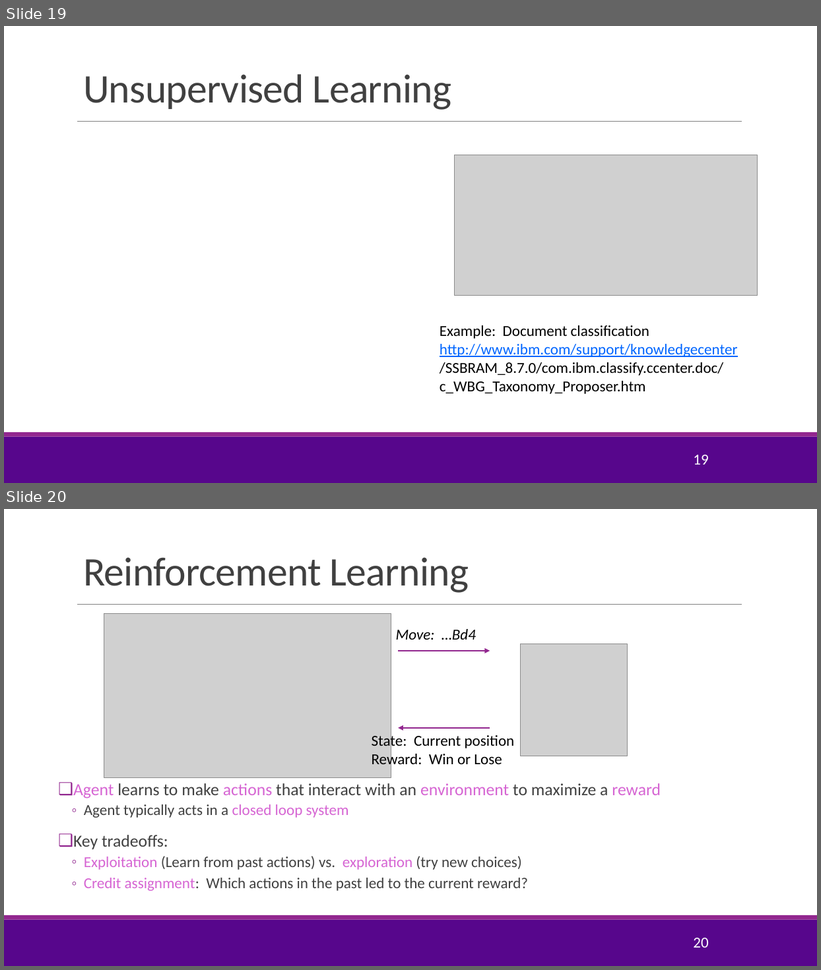
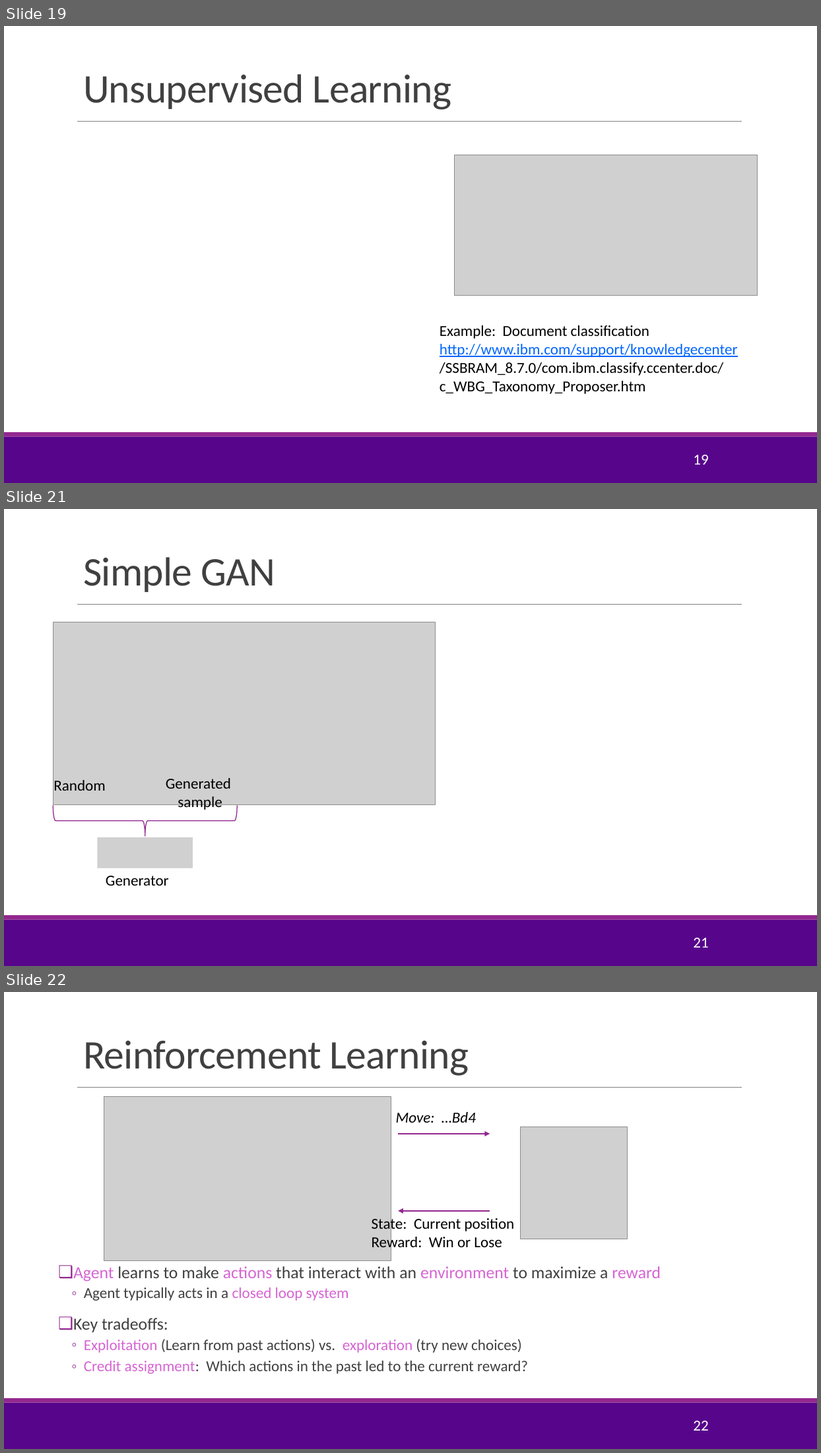
Before and after one commit to sdrangan/introml, a slide deck: lectures/Lect01_IntroML.pptx. Shown one above the other, each under a label of ours: slides 19 and 20 before the commit, slides 19, 21 and 22 after it; the slides between them are not shown. The pictures are 821x970 and 821x1453 pixels, drawn with LibreOffice and Linux fonts; fonts in the diff are those of the drawing; grey boxes stand for pictures; background and template pictures are left out. Boxes give left, top, right and bottom in pixels: in the first picture for what was removed or moved away, otherwise in the second. Text is boxed around its words. In the diff, an @@ line names an element or a change of style, - is before the commit and + after.

```diff
--- a/lectures/Lect01_IntroML.pptx
+++ b/lectures/Lect01_IntroML.pptx
@@ slide 21 added at (x1=4, y1=509, x2=817, y2=966), background #FFFFFF; not listed: 3 template elements that a slide beside it also shows @@
@@ title added at (x1=83, y1=557, x2=275, y2=592), 48 pt, text #404040 @@
+Simple GAN
@@ picture added at (x1=53, y1=623, x2=435, y2=805) @@
@@ picture added at (x1=66, y1=748, x2=94, y2=779) @@
@@ picture added at (x1=189, y1=748, x2=218, y2=779) @@
@@ text added at (x1=54, y1=780, x2=105, y2=791), 18 pt, text #000000 @@
+Random
@@ text added at (x1=166, y1=778, x2=231, y2=812), 18 pt, text #000000 @@
+Generated
+sample
@@ right brace added at (x1=53, y1=806, x2=238, y2=837), outline #92278F 1 pt @@
@@ picture added at (x1=97, y1=838, x2=193, y2=868) @@
@@ text added at (x1=106, y1=876, x2=169, y2=886), 18 pt, text #000000 @@
+Generator
@@ page number added at (x1=693, y1=938, x2=708, y2=948), 18 pt, text #FFFFFF @@
+21
@@ what was slide 20 is now slide 22 @@
@@ page number at (x1=693, y1=1421, x2=708, y2=1431): text changed @@
-20
+22
```
Also in this commit, not shown: 3 slides changed, 2 other slides added, 1 slide removed, 3 other files.
